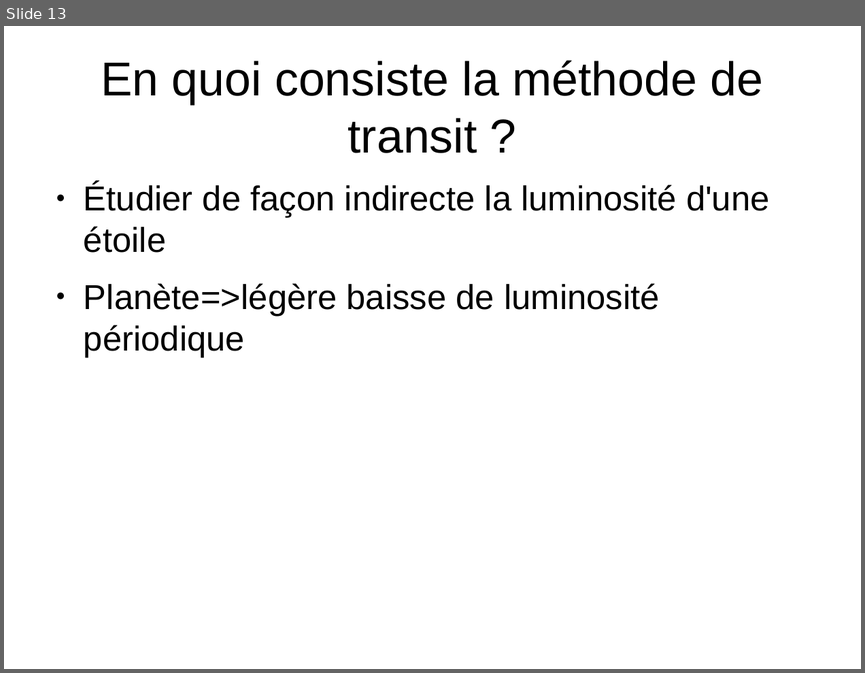
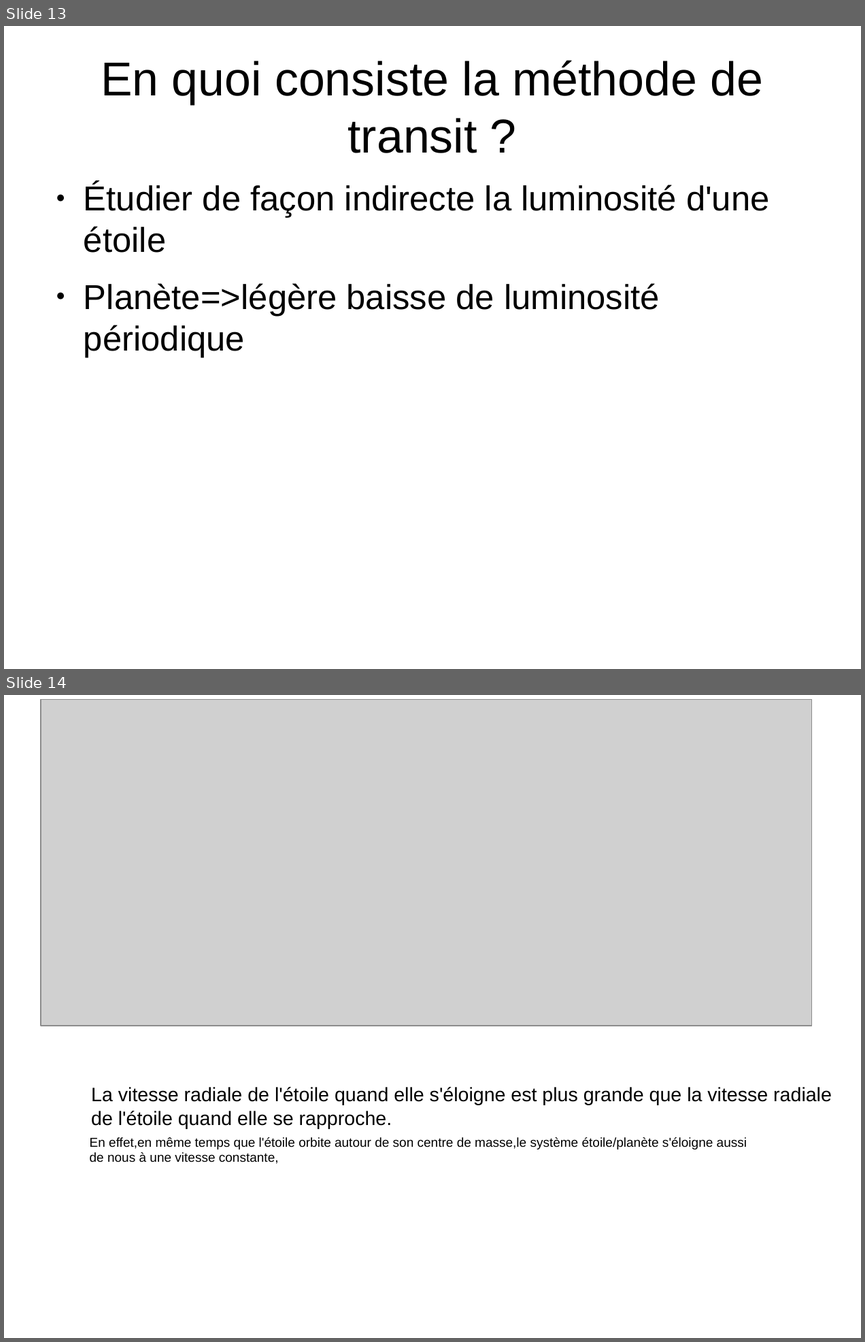
Before and after one commit to ARE-UPMC/are-gravite-2017-exoplantes-maxz, a slide deck: podcast.odp. Shown one above the other, each under a label of ours: slide 13 before the commit, slides 13 and 14 after it. The pictures are 865x673 and 865x1342 pixels, drawn with LibreOffice and Linux fonts; fonts in the diff are those of the drawing; grey boxes stand for pictures. Boxes give left, top, right and bottom in pixels: in the first picture for what was removed or moved away, otherwise in the second. Text is boxed around its words. In the diff, an @@ line names an element or a change of style, - is before the commit and + after.

```diff
--- a/podcast.odp
+++ b/podcast.odp
@@ slide 14 added at [4, 695, 861, 1338], background #FFFFFF @@
@@ picture added at [41, 699, 812, 1025] @@
@@ text added at [91, 1087, 832, 1128], 18 pt, text #000000 @@
+La vitesse radiale de l'étoile quand elle s'éloigne est plus grande que la vitesse radiale
+de l'étoile quand elle se rapproche.
@@ text added at [90, 1137, 747, 1164], 12 pt, text #000000 @@
+En effet,en même temps que l'étoile orbite autour de son centre de masse,le système étoile/planète s'éloigne aussi
+de nous à une vitesse constante,
```
Also in this commit, not shown: 1 slide removed.
